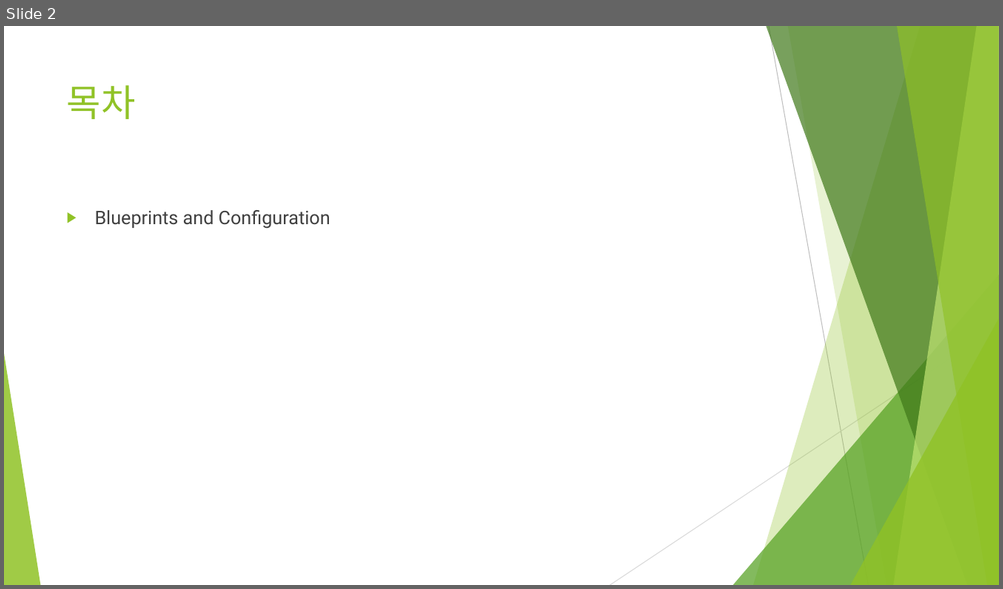
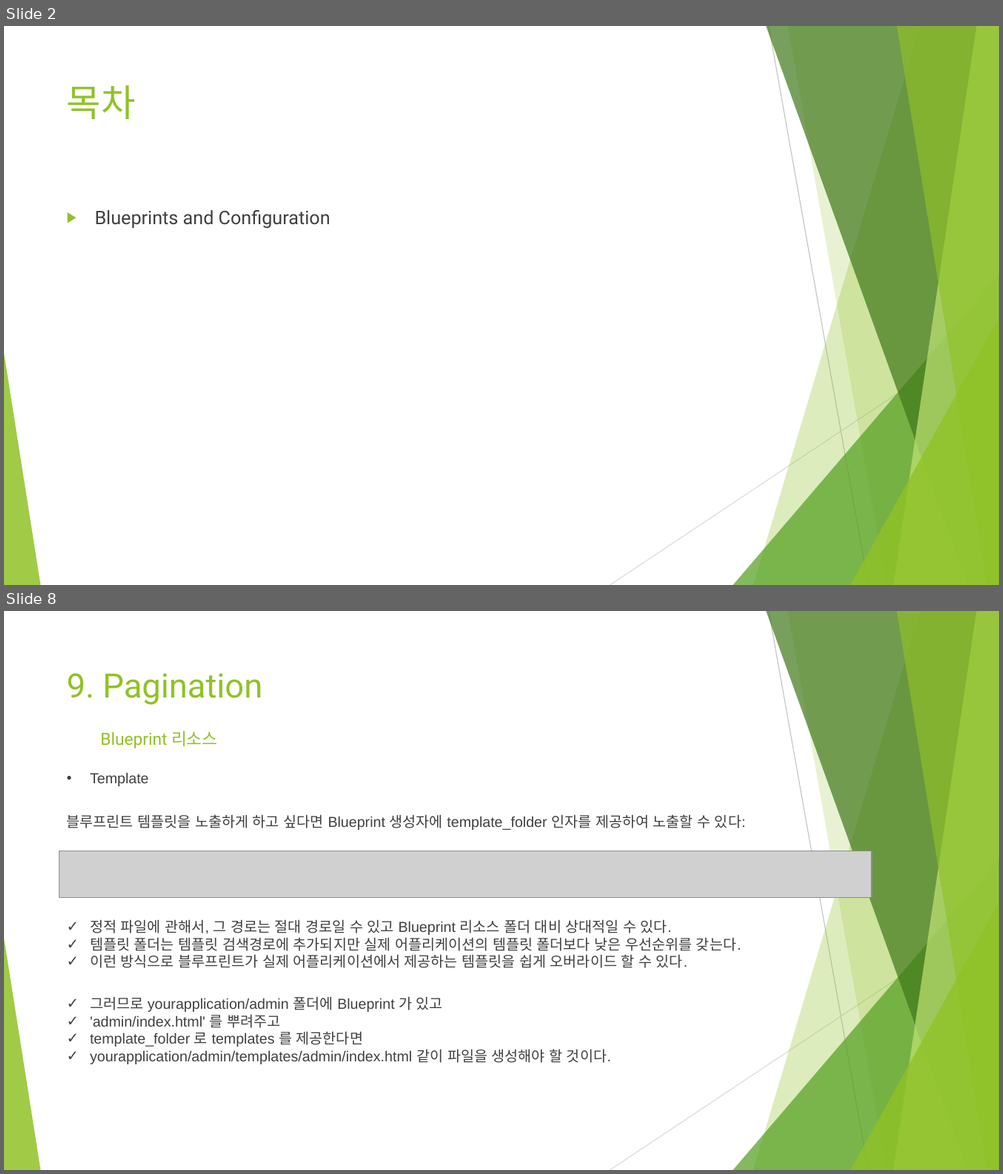
Before and after one commit to Heechul90/Flask, a slide deck: Study/11. Blueprints and Configuration/Blueprints and Configuration.pptx. Shown one above the other, each under a label of ours: slide 2 before the commit, slides 2 and 8 after it; the slides between them are not shown. The pictures are 1003x589 and 1003x1174 pixels, drawn with LibreOffice and Linux fonts; fonts in the diff are those of the drawing; grey boxes stand for pictures. Boxes give left, top, right and bottom in pixels: in the first picture for what was removed or moved away, otherwise in the second. Text is boxed around its words. In the diff, an @@ line names an element or a change of style, - is before the commit and + after.

```diff
--- a/Study/11. Blueprints and Configuration/Blueprints and Configuration.pptx
+++ b/Study/11. Blueprints and Configuration/Blueprints and Configuration.pptx
@@ slide 8 added at box(4, 611, 999, 1170), background #FFFFFF; not listed: 10 template elements that a slide beside it also shows @@
@@ rectangle added at box(4, 615, 19, 644), fill #FFFFFF @@
@@ title added at box(67, 673, 262, 705), 32.4 pt, text #90C226 @@
+9. Pagination
@@ text added at box(100, 731, 218, 749), 16.2 pt, text #90C226 @@
+Blueprint 리소스
@@ text added at box(90, 772, 149, 786), 14 pt, text #404040 @@
+• Template
@@ text added at box(67, 815, 745, 830), 14 pt, text #404040 @@
+블루프린트 템플릿을 노출하게 하고 싶다면 Blueprint 생성자에 template_folder 인자를 제공하여 노출할 수 있다:
@@ picture added at box(60, 851, 872, 898) @@
@@ text added at box(90, 920, 741, 968), 14 pt, text #404040 @@
+✓ 정적 파일에 관해서, 그 경로는 절대 경로일 수 있고 Blueprint 리소스 폴더 대비 상대적일 수 있다.
+✓ 템플릿 폴더는 템플릿 검색경로에 추가되지만 실제 어플리케이션의 템플릿 폴더보다 낮은 우선순위를 갖는다.
+✓ 이런 방식으로 블루프린트가 실제 어플리케이션에서 제공하는 템플릿을 쉽게 오버라이드 할 수 있다.
@@ text added at box(90, 997, 611, 1065), 14 pt, text #404040 @@
+✓ 그러므로 yourapplication/admin 폴더에 Blueprint 가 있고
+✓ 'admin/index.html' 를 뿌려주고
+✓ template_folder 로 templates 를 제공한다면
+✓ yourapplication/admin/templates/admin/index.html 같이 파일을 생성해야 할 것이다.
```
Also in this commit, not shown: 1 slide changed, 6 other slides added, 2 slides removed, 2 other files.
